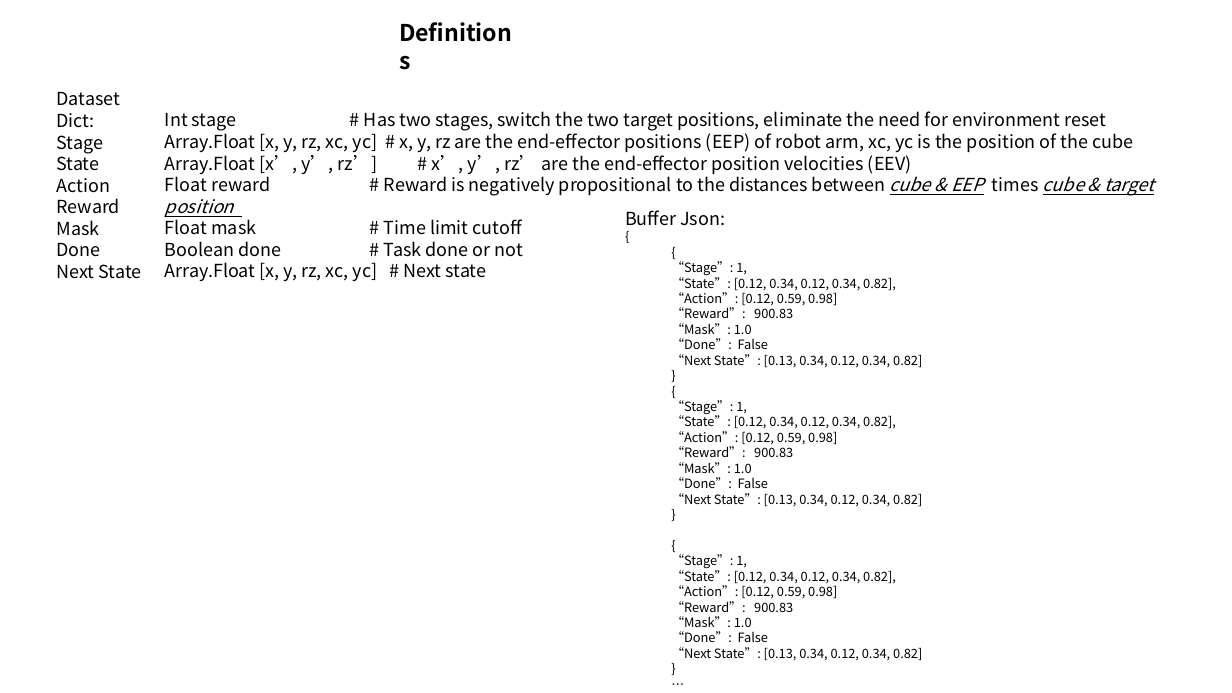
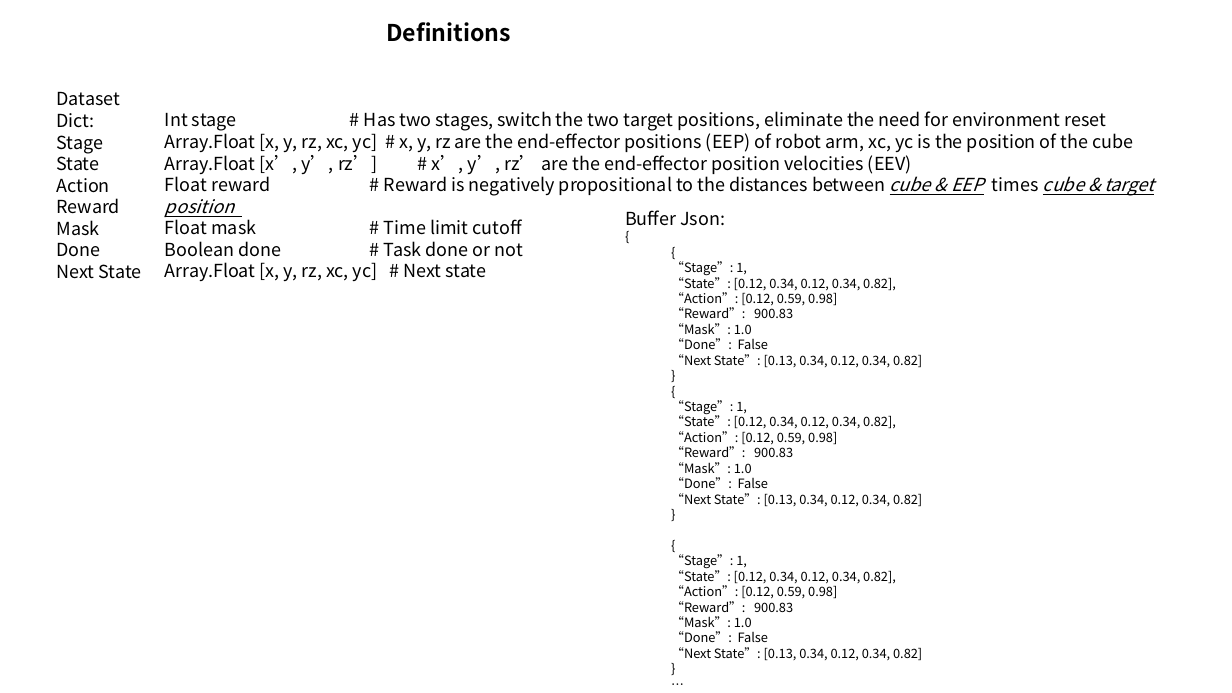
Before and after one commit to ttopeor/RLproject, a slide deck: slide 3 of reference/FinalPresentationPPT.pptx (slide 1 before the commit). Drawn at 1232x693 pixels with LibreOffice and Linux fonts; fonts in the diff are those of the drawing. Boxes give left, top, right and bottom in pixels: in the first picture for what was removed or moved away, otherwise in the second. Text is boxed around its words. In the diff, an @@ line names an element or a change of style, - is before the commit and + after.

```diff
--- a/reference/FinalPresentationPPT.pptx
+++ b/reference/FinalPresentationPPT.pptx
@@ text "Definitions" rewrapped from [390, 14, 524, 51] to [386, 22, 511, 42] @@
@@ text at [671, 261, 922, 661]: list level 2 to 1 in "{"; list level 2 to 1 in "“Stage”: 1,"; list level 2 to 1 in "“State”: [0.12, 0.34, 0.12, 0.34, ..."; list level 2 to 1 in "“Action”: [0.12, 0.59, 0.98]"; list level 2 to 1 in "“Reward”: 900.83"; list level 2 to 1 in "“Mask”: 1.0"; list level 2 to 1 in "“Done”: False"; list level 2 to 1 in "“Next State”: [0.13, 0.34, 0.12, ..."; list level 2 to 1 in "}"; list level 2 to 1 in "…" @@
```
Also in this commit, not shown: 4 other slides changed, 5 slides added, 1 other file.
